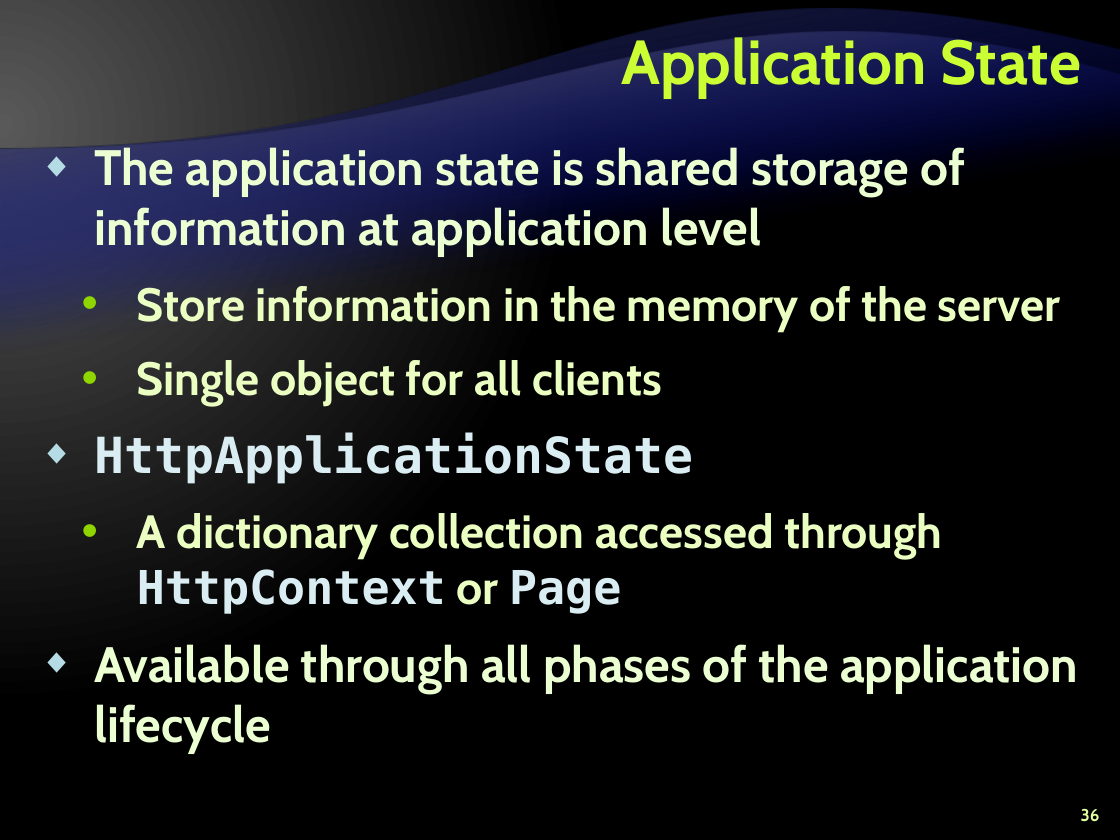
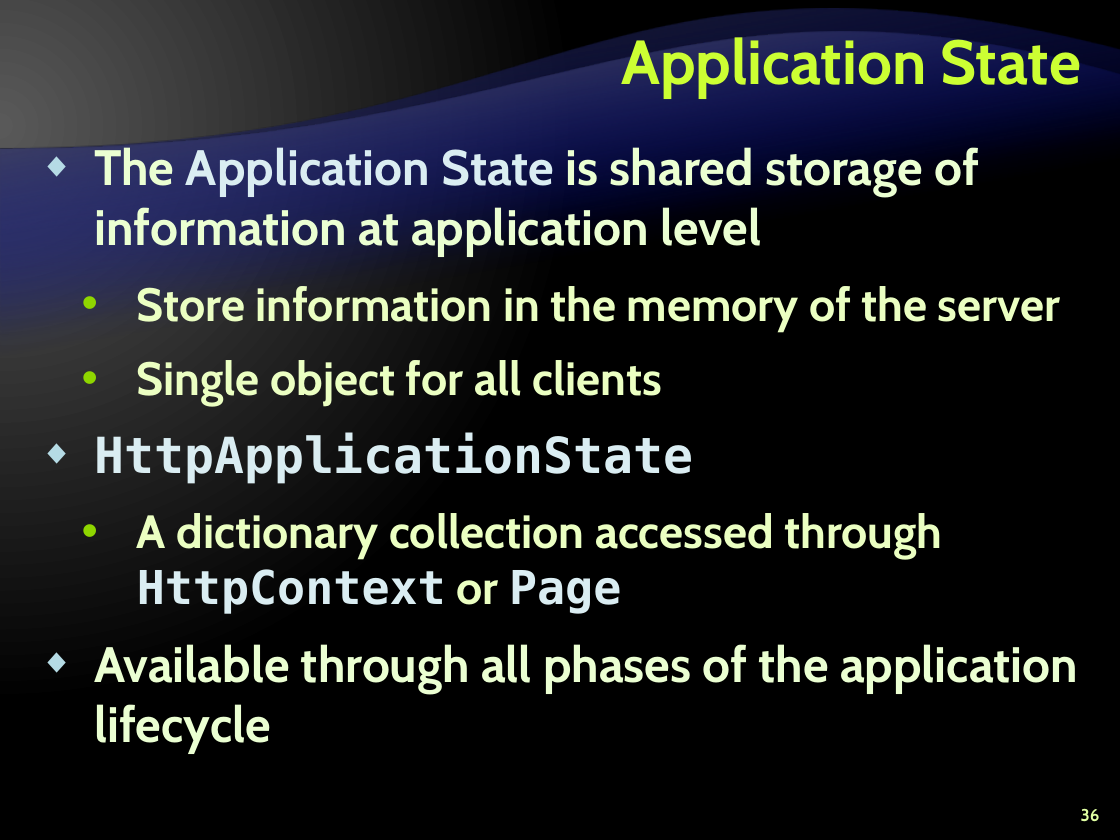
Before and after one commit to Graveheart/aspnetcourse, a slide deck: slide 36 of 2010/lectures/10. ASP.NET-State-Management.pptx. Drawn at 1120x840 pixels with LibreOffice and Linux fonts; fonts in the diff are those of the drawing; background and template pictures are left out. Boxes give left, top, right and bottom in pixels: in the first picture for what was removed or moved away, otherwise in the second. Text is boxed around its words. In the diff, an @@ line names an element or a change of style, - is before the commit and + after.

```diff
--- a/2010/lectures/10. ASP.NET-State-Management.pptx
+++ b/2010/lectures/10. ASP.NET-State-Management.pptx
@@ text at [94, 147, 979, 256]: text changed @@
-◆ The application state is shared storage of information at application level
+◆ The Application State is shared storage of information at application level
```
Also in this commit, not shown: 10 other slides changed, 1 other file.
